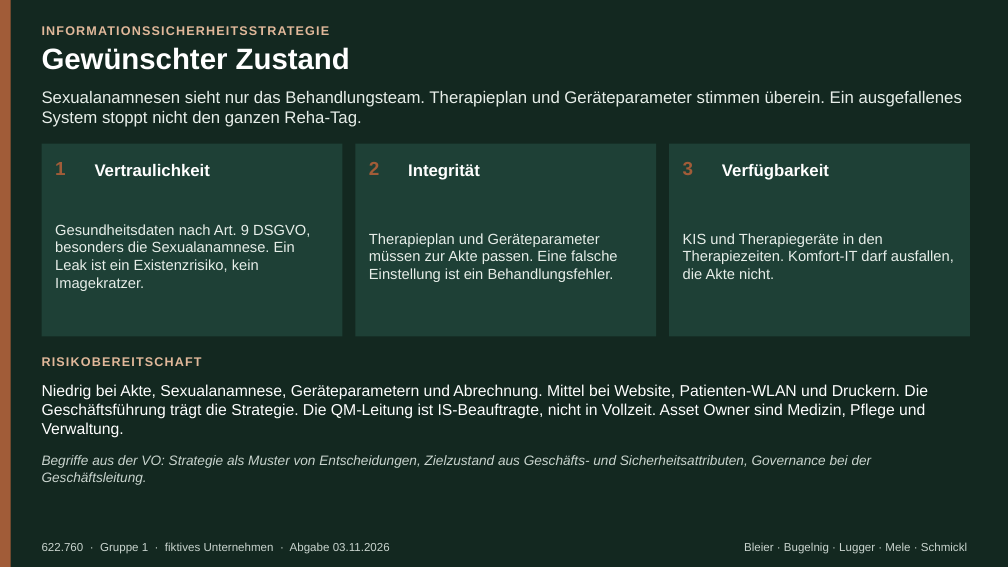
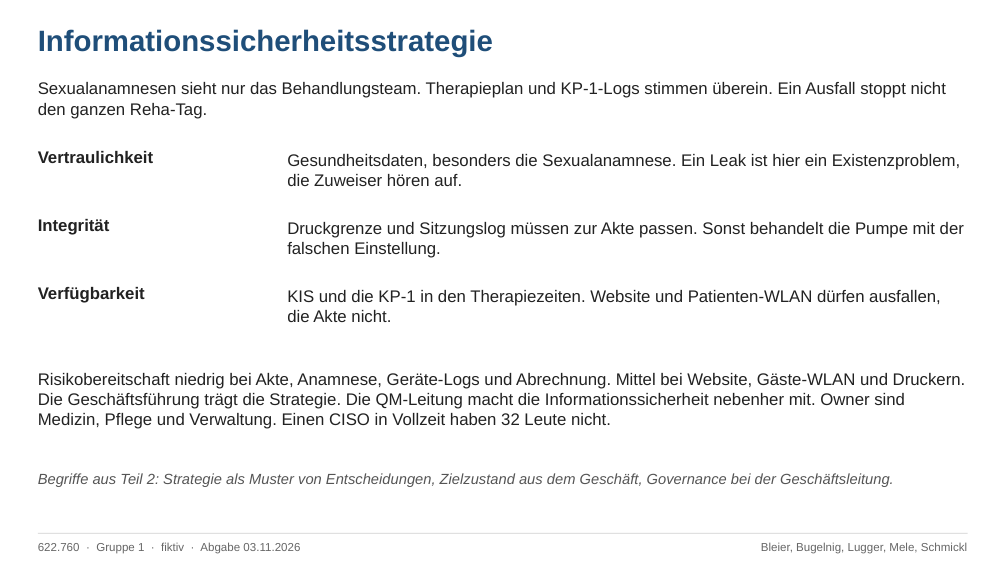
Before and after one commit to raphaelbleier/aau_26W_bleier, a slide deck: slide 3 of Informationssicherheitsmanagement/gruppenarbeit1/Gruppenarbeit1_Informationssicherheitsstrategie.pptx. Drawn at 1008x567 pixels with LibreOffice and Linux fonts; fonts in the diff are those of the drawing. Boxes give left, top, right and bottom in pixels: in the first picture for what was removed or moved away, otherwise in the second. Text is boxed around its words. In the diff, an @@ line names an element or a change of style, - is before the commit and + after.

```diff
--- a/Informationssicherheitsmanagement/gruppenarbeit1/Gruppenarbeit1_Informationssicherheitsstrategie.pptx
+++ b/Informationssicherheitsmanagement/gruppenarbeit1/Gruppenarbeit1_Informationssicherheitsstrategie.pptx
@@ background #132820 to #FFFFFF @@
@@ rectangle removed at box(0, 0, 11, 567) @@
@@ text at box(38, 29, 493, 56): text changed; size 12 to 28 pt; text colour #E0B89A to #1F4E79 @@
-INFORMATIONSSICHERHEITSSTRATEGIE
+Informationssicherheitsstrategie
@@ text removed at box(42, 47, 350, 70) @@
-Gewünschter Zustand
@@ text at box(38, 82, 946, 119): text changed; text colour #E7EEE9 to #222222 @@
-Sexualanamnesen sieht nur das Behandlungsteam. Therapieplan und Geräteparameter stimmen überein. Ein ausgefallenes System stoppt nicht den ganzen Reha-Tag.
+Sexualanamnesen sieht nur das Behandlungsteam. Therapieplan und KP-1-Logs stimmen überein. Ein Ausfall stoppt nicht den ganzen Reha-Tag.
@@ text "Vertraulichkeit": place and size @@
-text "Vertraulichkeit" at box(95, 164, 210, 176)
+text "Vertraulichkeit" at box(38, 151, 153, 163)
@@ rectangle removed at box(42, 144, 343, 337) @@
@@ rectangle removed at box(355, 144, 656, 337) @@
@@ rectangle removed at box(669, 144, 970, 337) @@
@@ text removed at box(55, 162, 66, 175) @@
-1
@@ text added at box(287, 154, 960, 186), 16 pt, text #222222 @@
+Gesundheitsdaten, besonders die Sexualanamnese. Ein Leak ist hier ein Existenzproblem, die Zuweiser hören auf.
@@ text removed at box(369, 162, 380, 175) @@
-2
@@ text removed at box(683, 162, 694, 175) @@
-3
@@ text "Integrität": place and size @@
-text "Integrität" at box(408, 164, 480, 180)
+text "Integrität" at box(38, 219, 110, 235)
@@ text removed at box(55, 224, 310, 291) @@
-Gesundheitsdaten nach Art. 9 DSGVO, besonders die Sexualanamnese. Ein Leak ist ein Existenzrisiko, kein Imagekratzer.
@@ text added at box(287, 222, 964, 258), 16 pt, text #222222 @@
+Druckgrenze und Sitzungslog müssen zur Akte passen. Sonst behandelt die Pumpe mit der falschen Einstellung.
@@ text removed at box(369, 233, 618, 282) @@
-Therapieplan und Geräteparameter müssen zur Akte passen. Eine falsche Einstellung ist ein Behandlungsfehler.
@@ text colour #FFFFFF to #222222 in 3 elements at box(38, 151, 153, 163), box(38, 219, 110, 235), box(38, 287, 145, 303) @@
@@ text "Verfügbarkeit": place and size @@
-text "Verfügbarkeit" at box(722, 164, 829, 180)
+text "Verfügbarkeit" at box(38, 287, 145, 303)
@@ text at box(287, 290, 941, 322): text changed; size 14 to 16 pt; text colour #E7EEE9 to #222222 @@
-KIS und Therapiegeräte in den Therapiezeiten. Komfort-IT darf ausfallen, die Akte nicht.
+KIS und die KP-1 in den Therapiezeiten. Website und Patienten-WLAN dürfen ausfallen, die Akte nicht.
@@ text removed at box(42, 357, 202, 366) @@
-RISIKOBEREITSCHAFT
@@ text at box(38, 373, 966, 429): text changed; size 15 to 16 pt; text colour #FFFFFF to #222222 @@
-Niedrig bei Akte, Sexualanamnese, Geräteparametern und Abrechnung. Mittel bei Website, Patienten-WLAN und Druckern. Die Geschäftsführung trägt die Strategie. Die QM-Leitung ist IS-Beauftragte, nicht in Vollzeit. Asset Owner sind Medizin, Pflege und Verwaltung.
+Risikobereitschaft niedrig bei Akte, Anamnese, Geräte-Logs und Abrechnung. Mittel bei Website, Gäste-WLAN und Druckern.
+Die Geschäftsführung trägt die Strategie. Die QM-Leitung macht die Informationssicherheit nebenher mit. Owner sind Medizin, Pflege und Verwaltung. Einen CISO in Vollzeit haben 32 Leute nicht.
@@ text at box(38, 473, 894, 487): text changed; size 13 to 14 pt; text colour #C9D4CE to #555555 @@
-Begriffe aus der VO: Strategie als Muster von Entscheidungen, Zielzustand aus Geschäfts- und Sicherheitsattributen, Governance bei der Geschäftsleitung.
+Begriffe aus Teil 2: Strategie als Muster von Entscheidungen, Zielzustand aus dem Geschäft, Governance bei der Geschäftsleitung.
@@ rectangle added at box(38, 533, 968, 534), fill #D0D0D0 @@
@@ text at box(38, 542, 300, 554): text changed; text colour #C9D4CE to #666666 @@
-622.760 · Gruppe 1 · fiktives Unternehmen · Abgabe 03.11.2026
+622.760 · Gruppe 1 · fiktiv · Abgabe 03.11.2026
@@ text at box(761, 542, 967, 554): text changed; text colour #C9D4CE to #666666 @@
-Bleier · Bugelnig · Lugger · Mele · Schmickl
+Bleier, Bugelnig, Lugger, Mele, Schmickl
```
Also in this commit, not shown: 2 other slides changed, 1 slide added, 1 slide removed, 4 other files.
